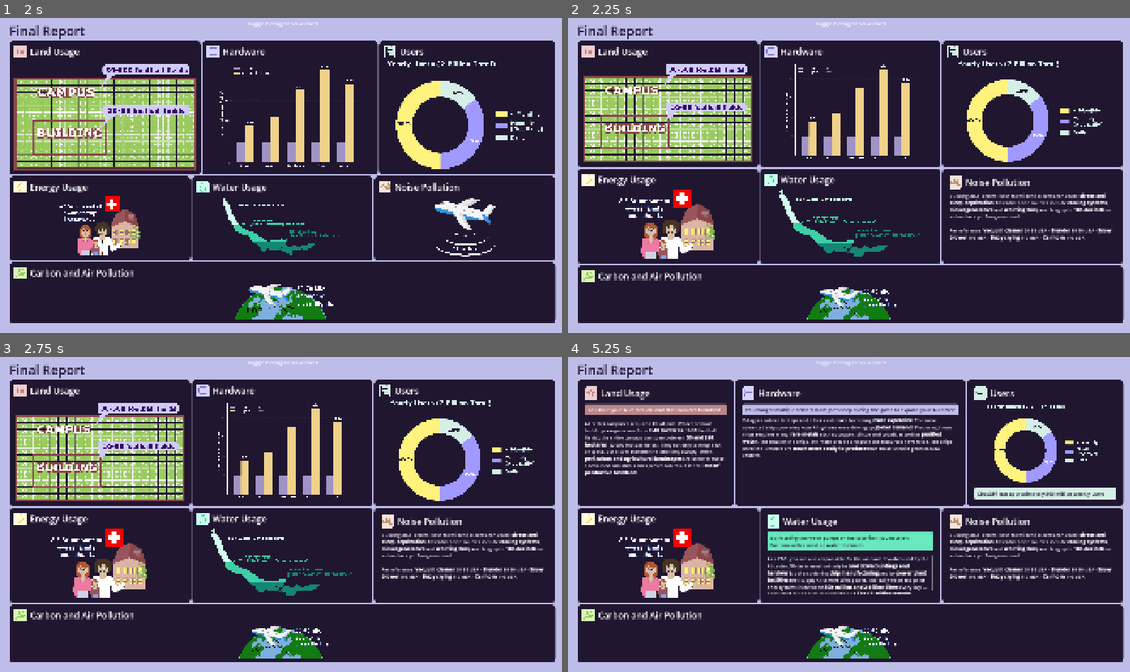
Above: before the commit, frames 1-4 (two rows, left to right).
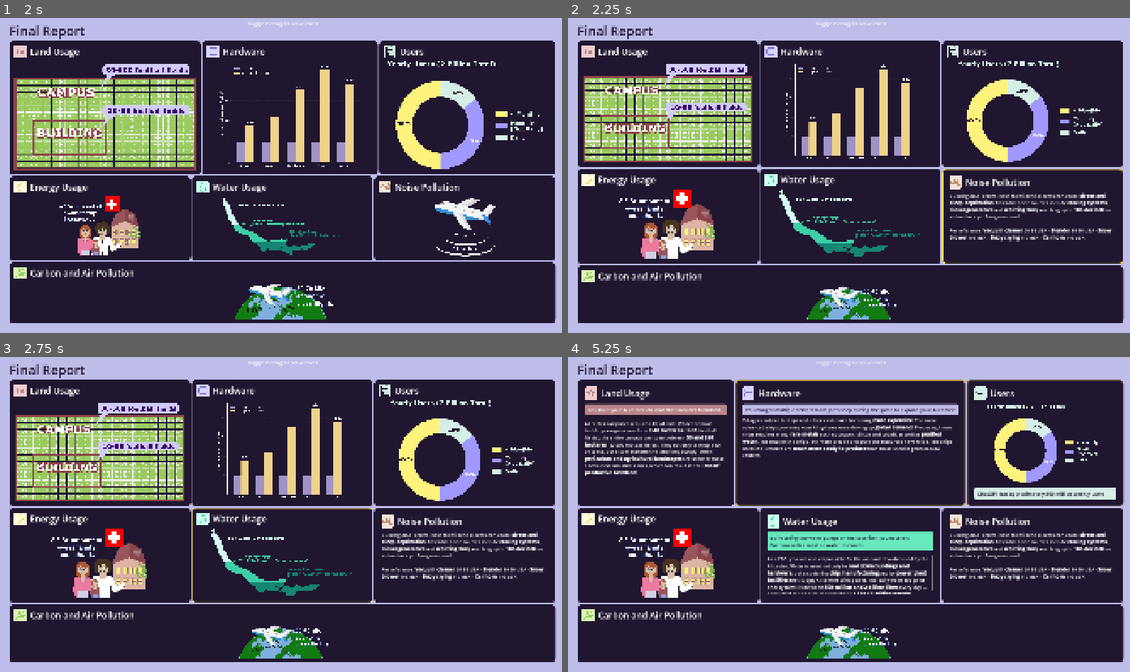
Above: after the commit, the same moments.

Repository: krishna3960/EducationTechnology
Game: Godot game, scene res://Scenes/DashboardStage.tscn
Same seed, same stepped clock (60 frames per second), same inputs: the game is played once before the commit and once after it. This scene is started directly instead of the project's main scene. The engine's default icon, where the game draws it, is replaced by a stand-in: a white triangle on a blue panel in a dark square.
Inputs (mouse positions are in pixels of both pictures, inside the frame that each line leads up to):
- Up to frame 1 (2 s): tap Enter (ui_accept) at 0.5, 0.77 s; move the mouse to (252, 238) at 0.52 s; hold W (move_up) 0.53-1.25 s; click (252, 238) at 0.67 s; click "Understood" at 1.25 s
- Up to frame 2 (2.25 s): tap Enter (ui_accept) at 2 s; drag from (1017, 222) to (820, 238) at 2.02 s
- Up to frame 3 (2.75 s): no input
- Up to frame 4 (5.25 s): tap Enter (ui_accept) at 2.75, 3.5, 4.25, 4.52, 5 s; move the mouse to (680, 464) at 2.77 s; hold A (move_left) 2.78-3.5 s; click (680, 464) at 2.92 s; drag from (877, 514) to (680, 464) at 3.52 s; move the mouse to (764, 432) at 4.27 s; hold S (move_down) 4.28-5 s; click (764, 432) at 4.42 s; drag from (972, 498) to (764, 432) at 5.02 s

Frame 1 is identical in both runs. In frame 2, 0.3% of the frame differs, in the area x 66-99%, y 47-79%; in frame 3, 0.2%; in frame 4, 0.9%, in the area x 29-99%, y 7-48%.

Commit message:
feat: add hover effect on the cards in the statistics page

Diff:
--- a/educational-game/Scripts/stages/dashboard_template.gd
+++ b/educational-game/Scripts/stages/dashboard_template.gd
@@ -261,14 +261,46 @@
 	panel_node.add_child(front)
 	panel_node.add_child(back)
 
+	# Hover outline — sits above the faces, ignores mouse, fades in on hover.
+	var outline := Panel.new()
+	outline.name = "HoverOutline"
+	outline.set_anchors_and_offsets_preset(Control.PRESET_FULL_RECT)
+	outline.mouse_filter = Control.MOUSE_FILTER_IGNORE
+	outline.modulate.a = 0.0
+	var sb := StyleBoxFlat.new()
+	sb.bg_color = Color(0, 0, 0, 0)
+	sb.border_color = Color(1.0, 0.85, 0.35, 1.0)
+	sb.set_border_width_all(4)
+	sb.set_corner_radius_all(12)
+	outline.add_theme_stylebox_override("panel", sb)
+	panel_node.add_child(outline)
+	panel_node.set_meta("_hover_outline", outline)
+
 	panel_node.clip_contents = true
 	panel_node.mouse_filter = Control.MOUSE_FILTER_STOP
 	_set_mouse_filter_recursive(panel_node, Control.MOUSE_FILTER_PASS)
+	outline.mouse_filter = Control.MOUSE_FILTER_IGNORE
 	panel_node.gui_input.connect(func(event: InputEvent):
 		if event is InputEventMouseButton and event.pressed and event.button_index == MOUSE_BUTTON_LEFT:
 			_flip_panel(panel_node)
 	)
+	panel_node.mouse_entered.connect(func(): _set_hover(panel_node, true))
+	panel_node.mouse_exited.connect(func(): _set_hover(panel_node, false))
 	panel_node.set_meta("_flipped", false)
+
+
+func _set_hover(panel_node: Control, on: bool) -> void:
+	if not _intro_dismissed:
+		return
+	var outline: Panel = panel_node.get_meta("_hover_outline", null) as Panel
+	if outline == null:
+		return
+	var prev: Tween = panel_node.get_meta("_hover_tween", null) as Tween
+	if prev and prev.is_valid():
+		prev.kill()
+	var t := create_tween()
+	t.tween_property(outline, "modulate:a", 1.0 if on else 0.0, 0.12)
+	panel_node.set_meta("_hover_tween", t)
 
 func _flip_panel(panel_node: Control) -> void:
 	if not _intro_dismissed:
